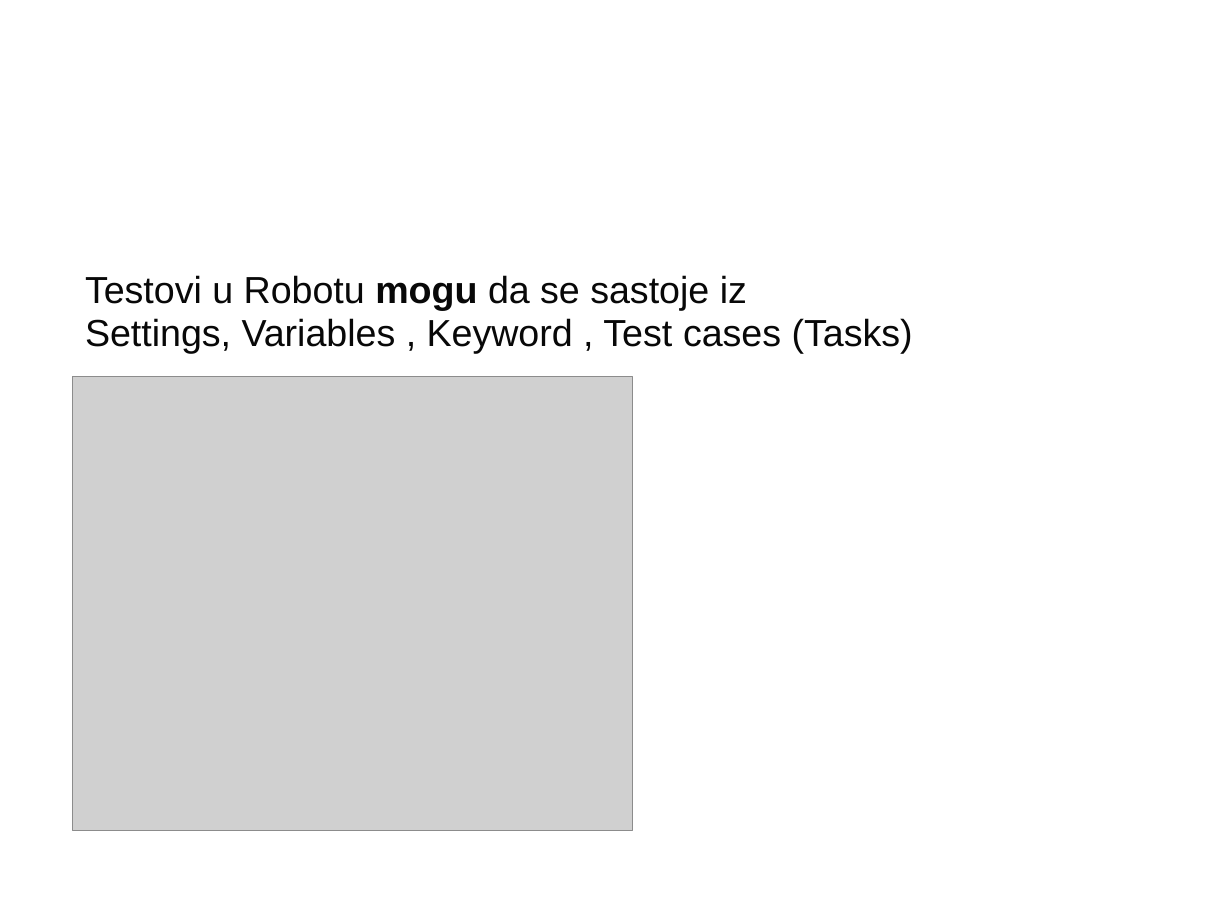
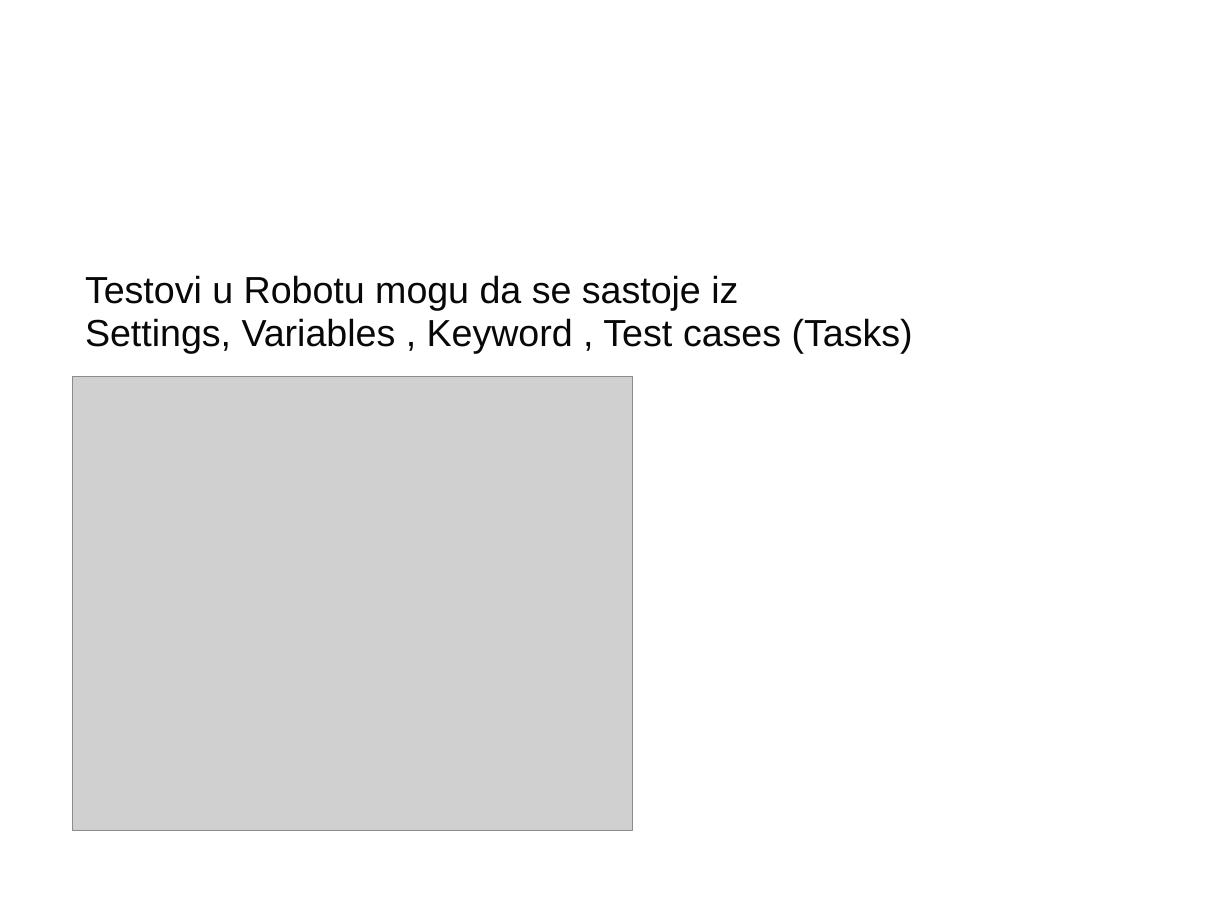
Before and after one commit to ndenic/Robot-framework-introduction, a slide deck: slide 5 of Robot framework - Prezentacija 2.pptx. Drawn at 1232x924 pixels with LibreOffice and Linux fonts; fonts in the diff are those of the drawing; grey boxes stand for pictures; background and template pictures are left out. Boxes give left, top, right and bottom in pixels: in the first picture for what was removed or moved away, otherwise in the second. Text is boxed around its words. In the diff, an @@ line names an element or a change of style, - is before the commit and + after.

```diff
--- a/Robot framework - Prezentacija 2.pptx
+++ b/Robot framework - Prezentacija 2.pptx
@@ text at bbox=[85, 275, 738, 310]: bold off in "mogu" @@
```
Also in this commit, not shown: 2 other slides changed.
